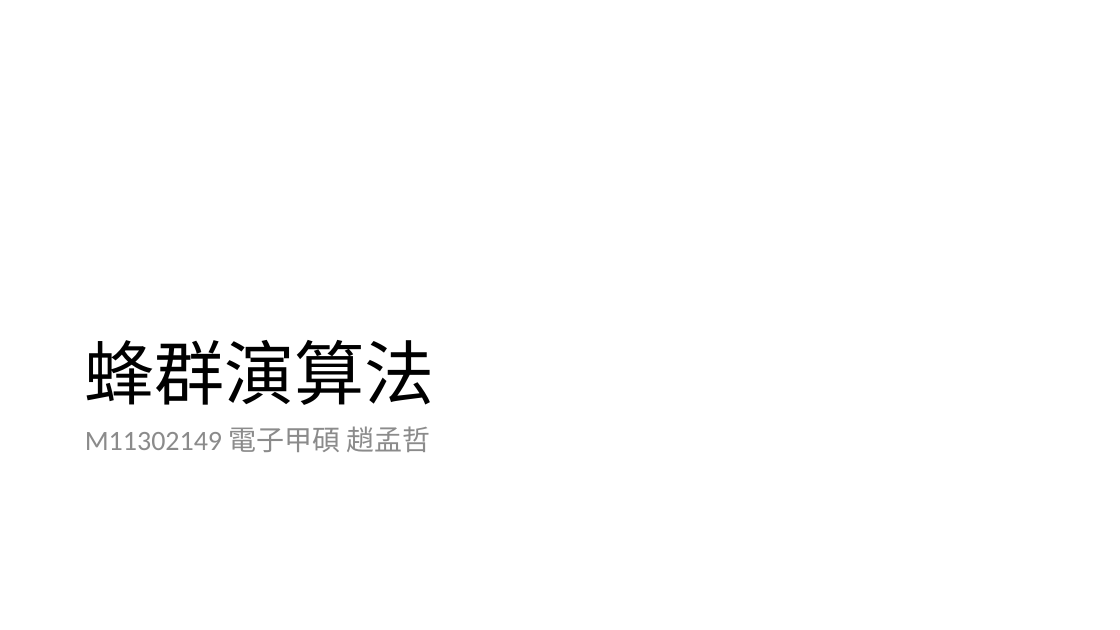
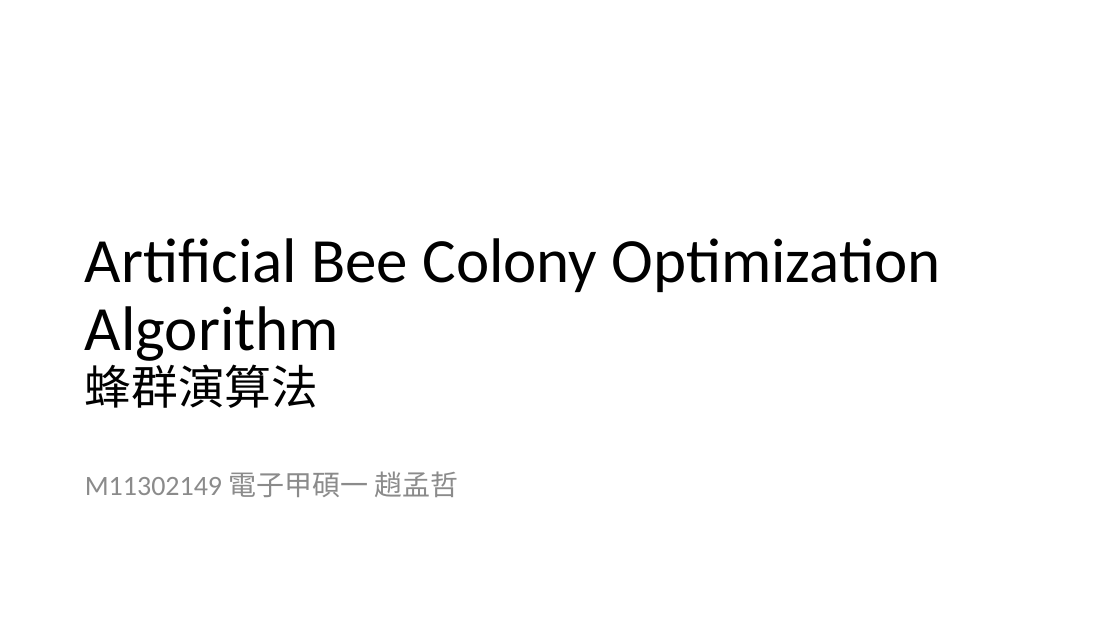
Before and after one commit to dreamakerChao/algorithm_final, a slide deck: slide 25 of 高等演算法報告.pptx. Drawn at 1120x630 pixels with LibreOffice and Linux fonts; fonts in the diff are those of the drawing. Boxes give left, top, right and bottom in pixels: in the first picture for what was removed or moved away, otherwise in the second. Text is boxed around its words. In the diff, an @@ line names an element or a change of style, - is before the commit and + after.

```diff
--- a/高等演算法報告.pptx
+++ b/高等演算法報告.pptx
@@ title at (85, 238, 941, 408): text changed; size 60 to 54 pt @@
-蜂群演算法
+Artificial Bee Colony Optimization Algorithm
+蜂群演算法
@@ text at (85, 471, 459, 497): text changed @@
-M11302149 電子甲碩 趙孟哲
+M11302149 電子甲碩一 趙孟哲
```
Also in this commit, not shown: 7 other slides changed, 3 slides added.
